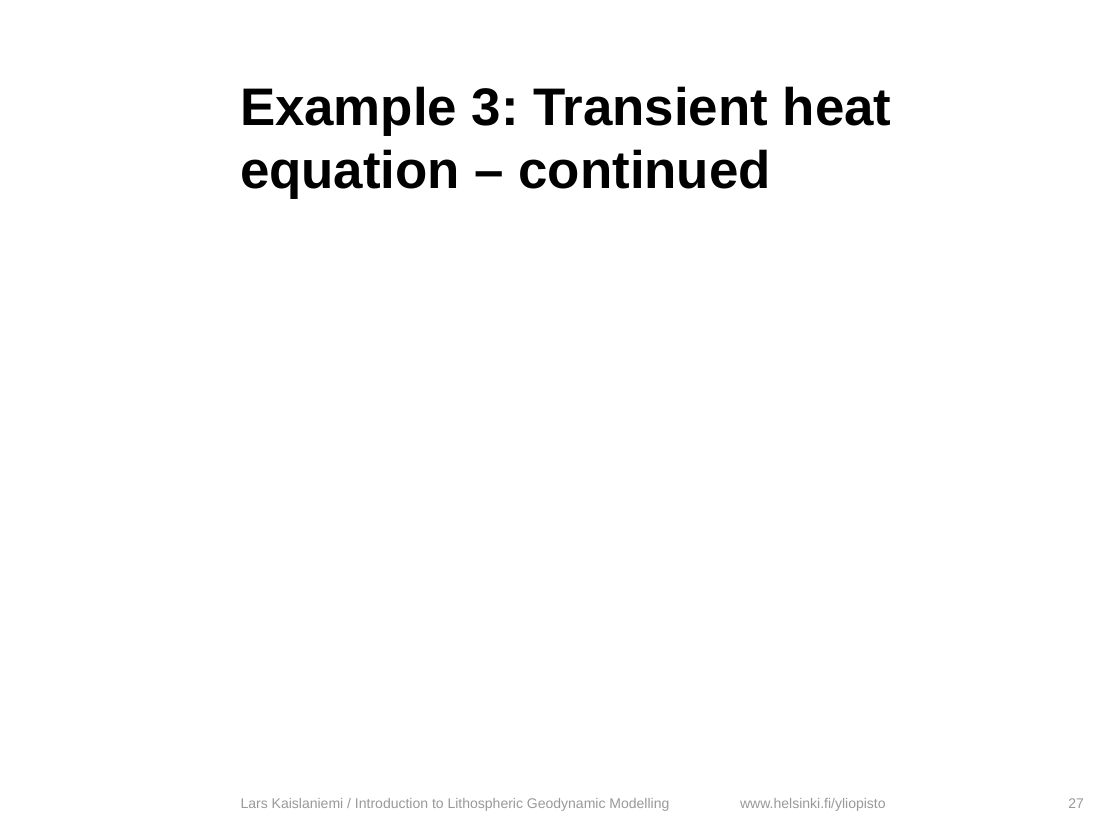
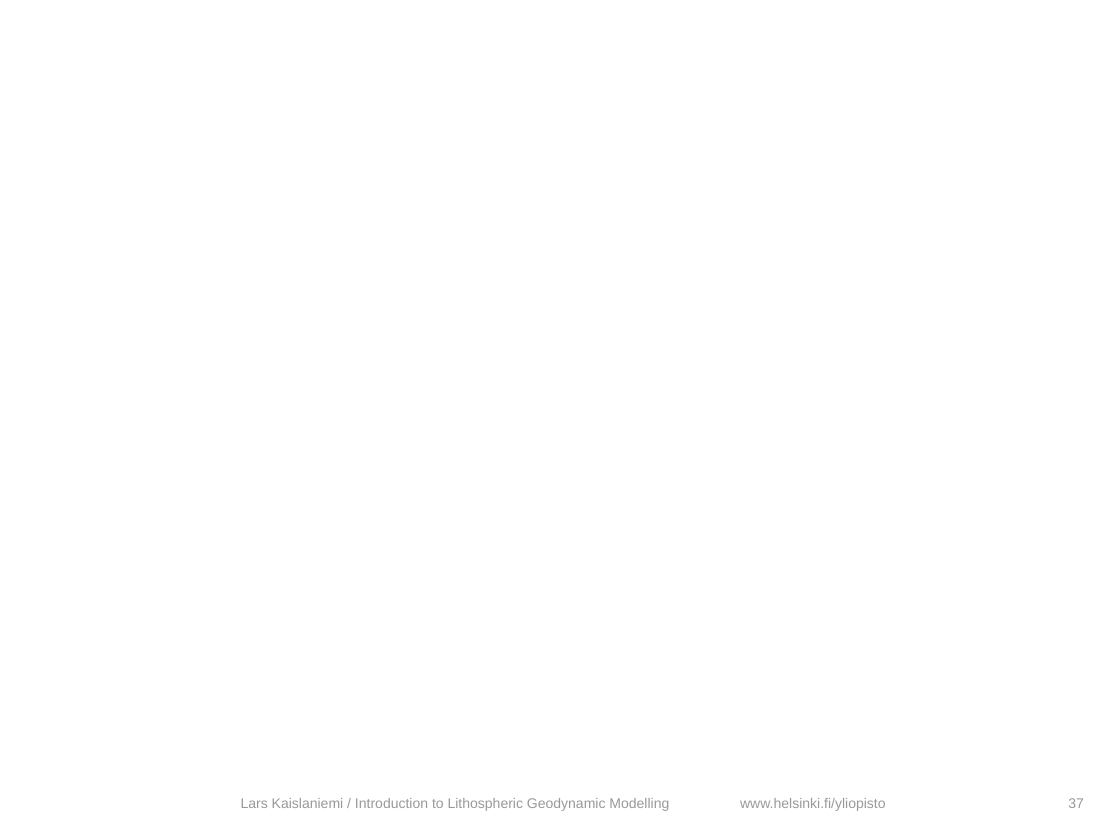
Before and after one commit to HUGG/NGWM2016-modelling-course, a slide deck: slide 37 of Lessons/05-Finite-differences/finite_differences.odp (slide 27 before the commit). Drawn at 1120x840 pixels with LibreOffice and Linux fonts; fonts in the diff are those of the drawing; background and template pictures are left out. Boxes give left, top, right and bottom in pixels: in the first picture for what was removed or moved away, otherwise in the second. Text is boxed around its words. In the diff, an @@ line names an element or a change of style, - is before the commit and + after.

```diff
--- a/Lessons/05-Finite-differences/finite_differences.odp
+++ b/Lessons/05-Finite-differences/finite_differences.odp
@@ title removed at [240, 86, 892, 199] @@
-Example 3: Transient heat equation – continued
@@ page number at [1068, 798, 1084, 808]: text changed @@
-27
+37
```
Also in this commit, not shown: 21 other slides changed, 11 slides added, 4 other files.
